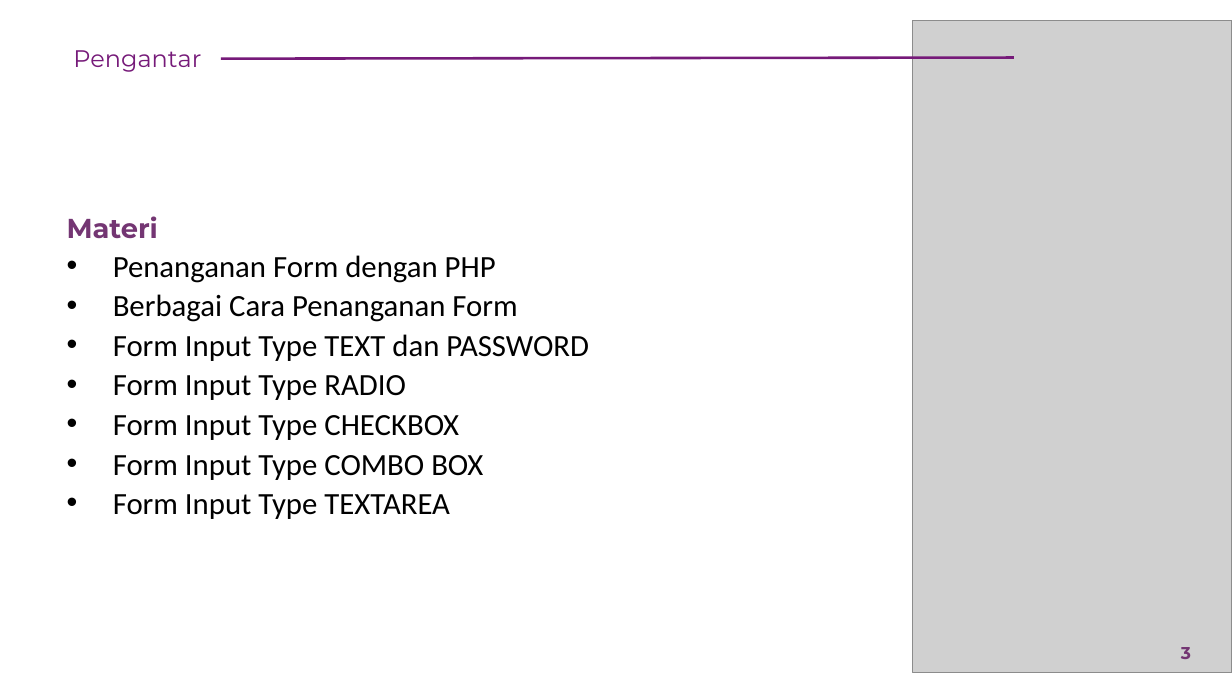
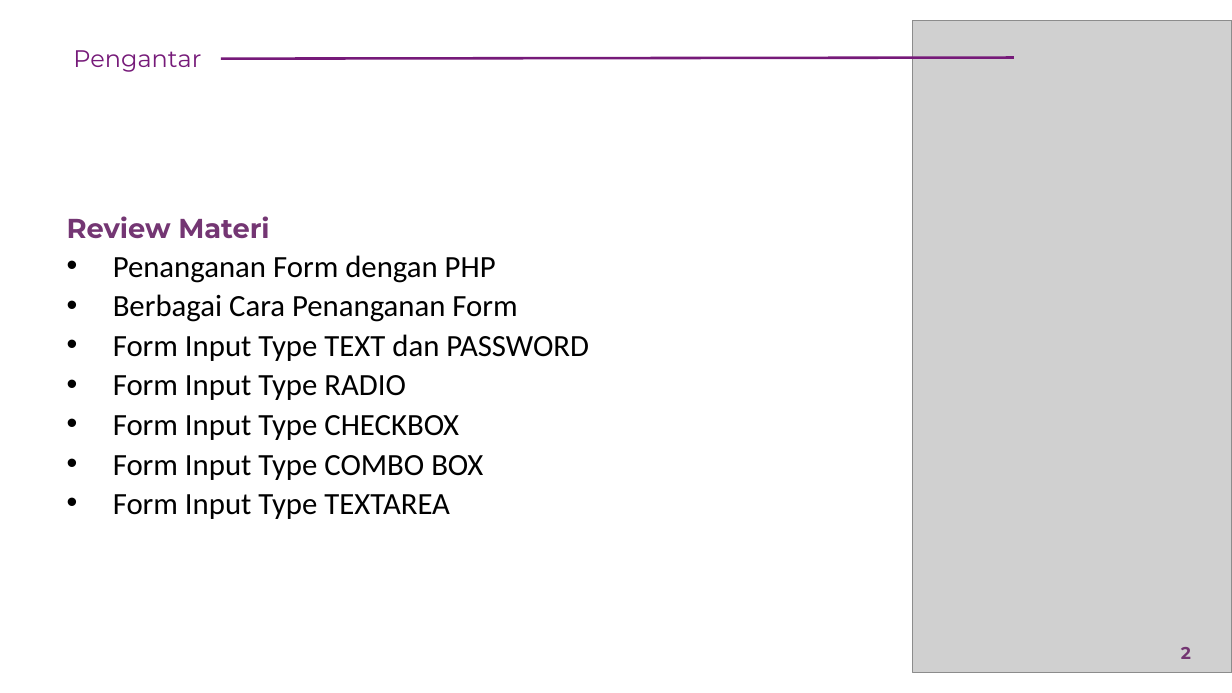
Before and after one commit to rikialdi/pemprograman-web-2022, a slide deck: slide 2 of Materi/Pertemuan - 13.pptx (slide 3 before the commit). Drawn at 1232x693 pixels with LibreOffice and Linux fonts; fonts in the diff are those of the drawing; grey boxes stand for pictures. Boxes give left, top, right and bottom in pixels: in the first picture for what was removed or moved away, otherwise in the second. Text is boxed around its words. In the diff, an @@ line names an element or a change of style, - is before the commit and + after.

Commit message:
materi

```diff
--- a/Materi/Pertemuan - 13.pptx
+++ b/Materi/Pertemuan - 13.pptx
@@ text at bbox=[67, 216, 269, 238]: text changed @@
-Materi
+Review Materi
@@ page number at bbox=[1181, 647, 1191, 659]: text changed @@
-3
+2
```
Also in this commit, not shown: 1 other slide changed, 4 slides added, 1 slide removed, 41 other files.
